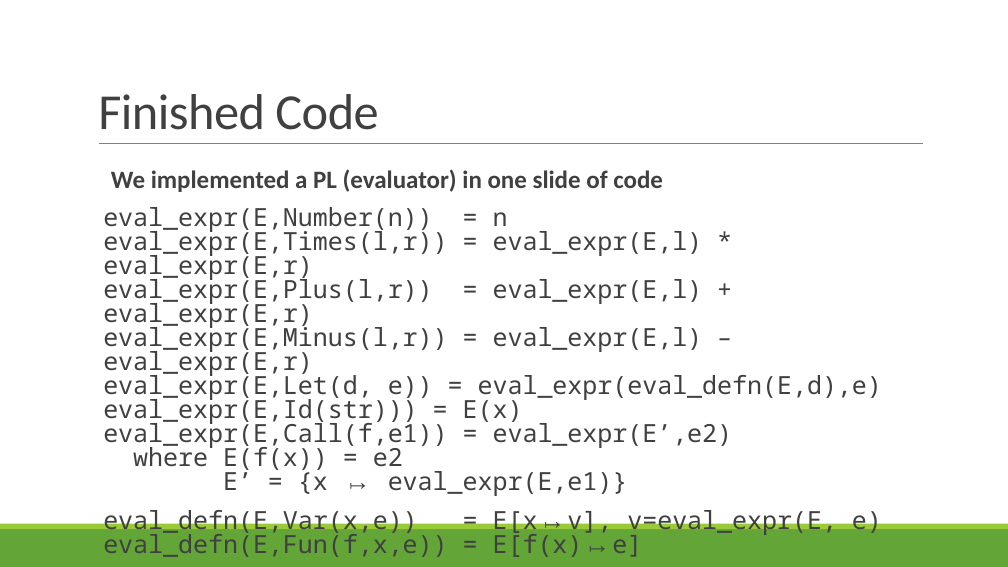
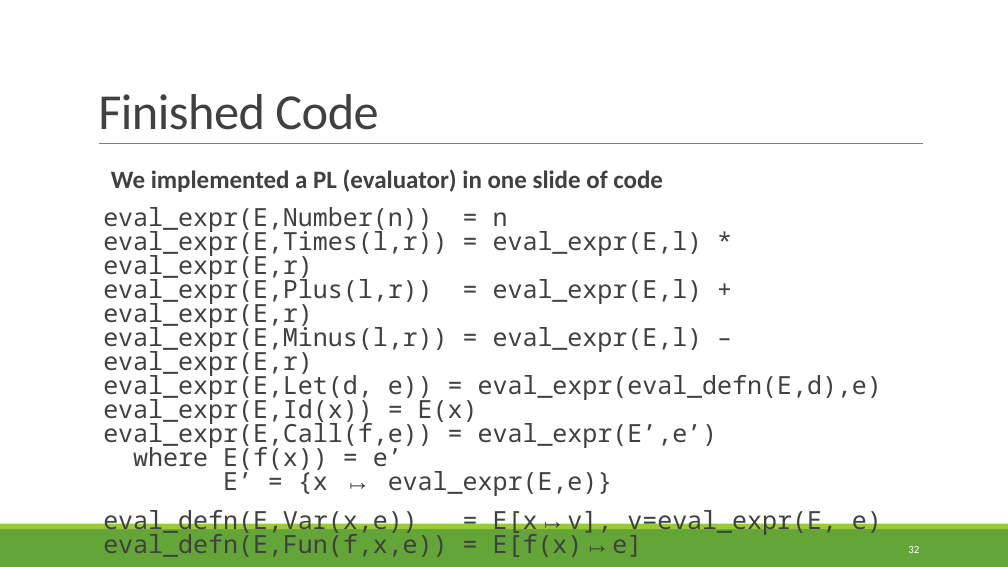
Before and after one commit to rbohrer/pl-course, a slide deck: slide 32 of LectureSlides/05Evaluators.pptx. Drawn at 1008x567 pixels with LibreOffice and Linux fonts; fonts in the diff are those of the drawing. Boxes give left, top, right and bottom in pixels: in the first picture for what was removed or moved away, otherwise in the second. Text is boxed around its words. In the diff, an @@ line names an element or a change of style, - is before the commit and + after.

```diff
--- a/LectureSlides/05Evaluators.pptx
+++ b/LectureSlides/05Evaluators.pptx
@@ text at (x1=103, y1=207, x2=882, y2=496): text changed @@
-eval_expr(E,Number(n)) = n
-eval_expr(E,Times(l,r)) = eval_expr(E,l) * eval_expr(E,r)
-eval_expr(E,Plus(l,r)) = eval_expr(E,l) + eval_expr(E,r)
-eval_expr(E,Minus(l,r)) = eval_expr(E,l) – eval_expr(E,r)
-eval_expr(E,Let(d, e)) = eval_expr(eval_defn(E,d),e)
-eval_expr(E,Id(str))) = E(x)
-eval_expr(E,Call(f,e1)) = eval_expr(E’,e2)
-where E(f(x)) = e2
-E’ = {x ↦ eval_expr(E,e1)}
+eval_expr(E,Number(n)) = n
+eval_expr(E,Times(l,r)) = eval_expr(E,l) * eval_expr(E,r)
+eval_expr(E,Plus(l,r)) = eval_expr(E,l) + eval_expr(E,r)
+eval_expr(E,Minus(l,r)) = eval_expr(E,l) – eval_expr(E,r)
+eval_expr(E,Let(d, e)) = eval_expr(eval_defn(E,d),e)
+eval_expr(E,Id(x)) = E(x)
+eval_expr(E,Call(f,e)) = eval_expr(E’,e’)
+where E(f(x)) = e’
+E’ = {x ↦ eval_expr(E,e)}
@@ page number added at (x1=908, y1=546, x2=919, y2=553), 10.5 pt, text #FFFFFF @@
+32
```
Also in this commit, not shown: 36 other slides changed.
